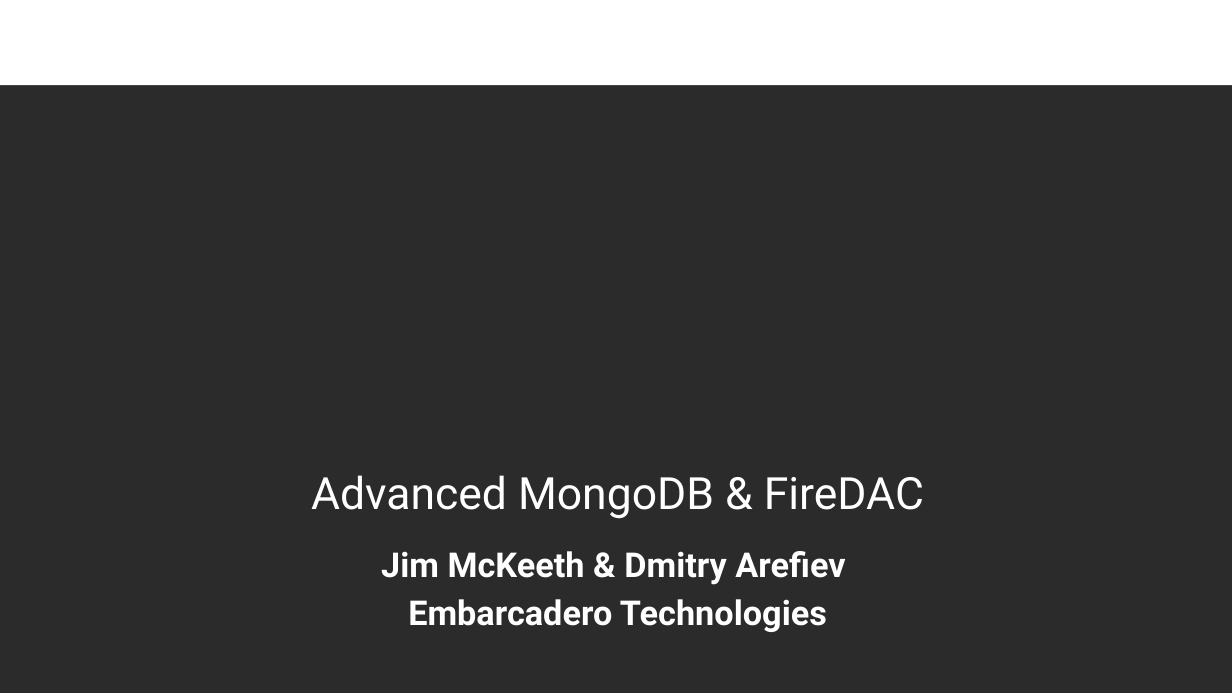
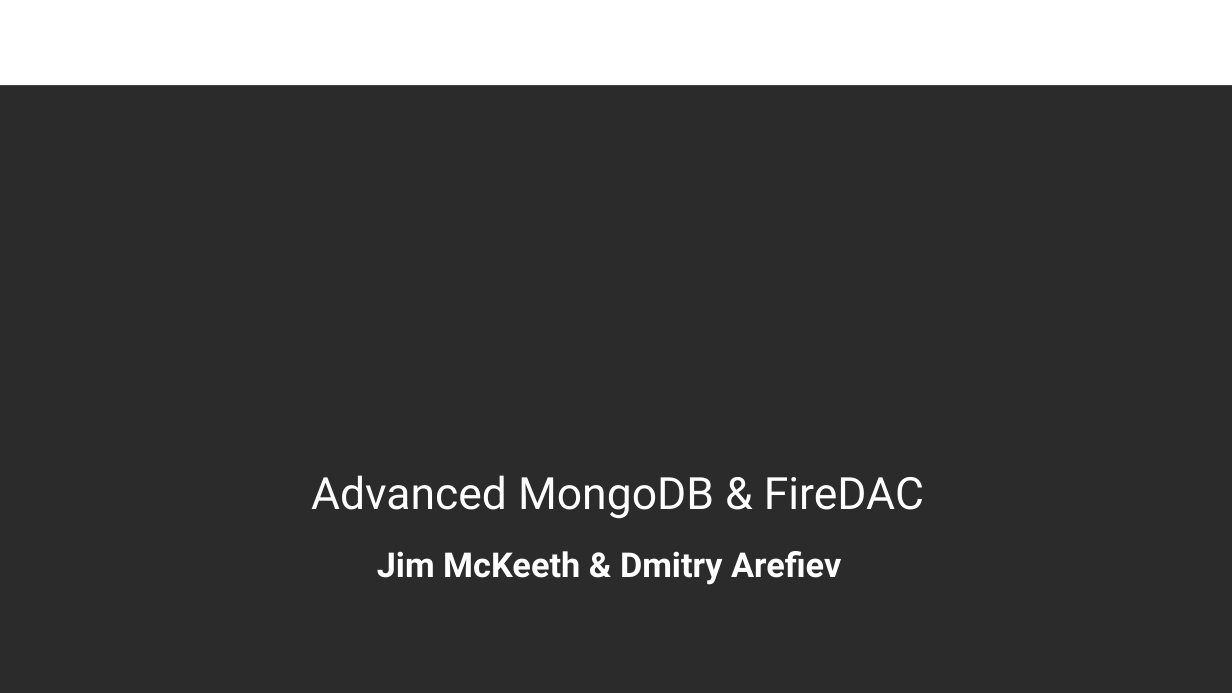
Before and after one commit to delphiorg/filedirectory, a slide deck: slide 1 of CodeRageX-MongoDB-2.pptx. Drawn at 1232x693 pixels with LibreOffice and Linux fonts; fonts in the diff are those of the drawing; background and template pictures are left out; a plain dark background stands for a picture behind light text. Boxes give left, top, right and bottom in pixels: in the first picture for what was removed or moved away, otherwise in the second. Text is boxed around its words. In the diff, an @@ line names an element or a change of style, - is before the commit and + after.

```diff
--- a/CodeRageX-MongoDB-2.pptx
+++ b/CodeRageX-MongoDB-2.pptx
@@ subtitle at (x1=408, y1=599, x2=827, y2=632): paragraph removed @@
-Embarcadero Technologies
```
Also in this commit, not shown: 2 other slides changed, 1 slide removed, 2 other files.
